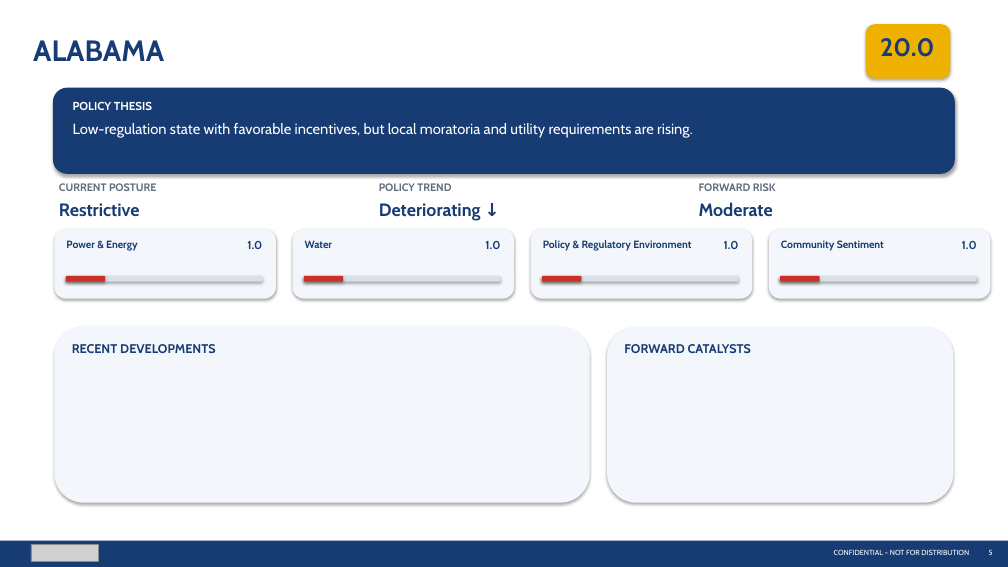
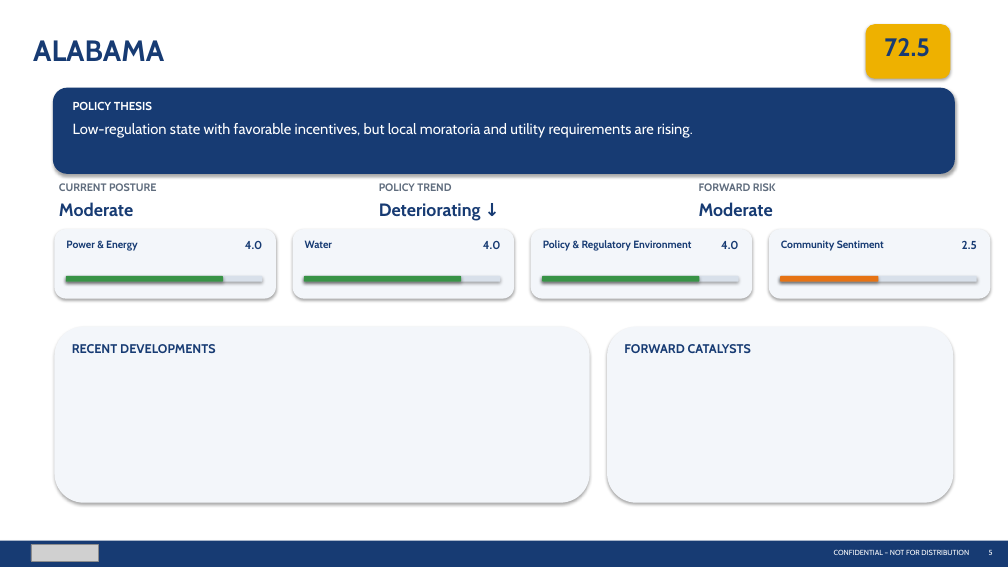
Before and after one commit to jaychittooran-spec/datacenter-map, a slide deck: slide 5 of STACK_Policy_Intelligence_Updated.pptx. Drawn at 1008x567 pixels with LibreOffice and Linux fonts; fonts in the diff are those of the drawing; grey boxes stand for pictures. Boxes give left, top, right and bottom in pixels: in the first picture for what was removed or moved away, otherwise in the second. Text is boxed around its words. In the diff, an @@ line names an element or a change of style, - is before the commit and + after.

```diff
--- a/STACK_Policy_Intelligence_Updated.pptx
+++ b/STACK_Policy_Intelligence_Updated.pptx
@@ text at (884,38,930,57): text changed @@
-20.0
+72.5
@@ text at (59,202,133,217): text changed @@
-Restrictive
+Moderate
@@ text at (245,241,262,249): text changed @@
-1.0
+4.0
@@ text at (483,241,500,249): text changed @@
-1.0
+4.0
@@ text at (721,241,738,249): text changed @@
-1.0
+4.0
@@ text at (962,241,977,249): text changed @@
-1.0
+2.5
@@ rounded rectangle: place and size @@
-rounded rectangle at (66,276,105,281)
+rounded rectangle at (66,276,223,281)
@@ rounded rectangle: place and size @@
-rounded rectangle at (304,276,343,281)
+rounded rectangle at (304,276,461,281)
@@ fill #CA302A to #389346 in 3 elements at (66,276,223,281), (304,276,461,281), (542,276,699,281) @@
@@ rounded rectangle: place and size @@
-rounded rectangle at (542,276,582,281)
+rounded rectangle at (542,276,699,281)
@@ rounded rectangle: place and size @@
-rounded rectangle at (780,276,820,281)
+rounded rectangle at (780,276,879,281)
@@ rounded rectangle at (780,276,879,281): fill #CA302A to #E67314 @@
```
Also in this commit, not shown: 2 other slides changed, 1 other file.
